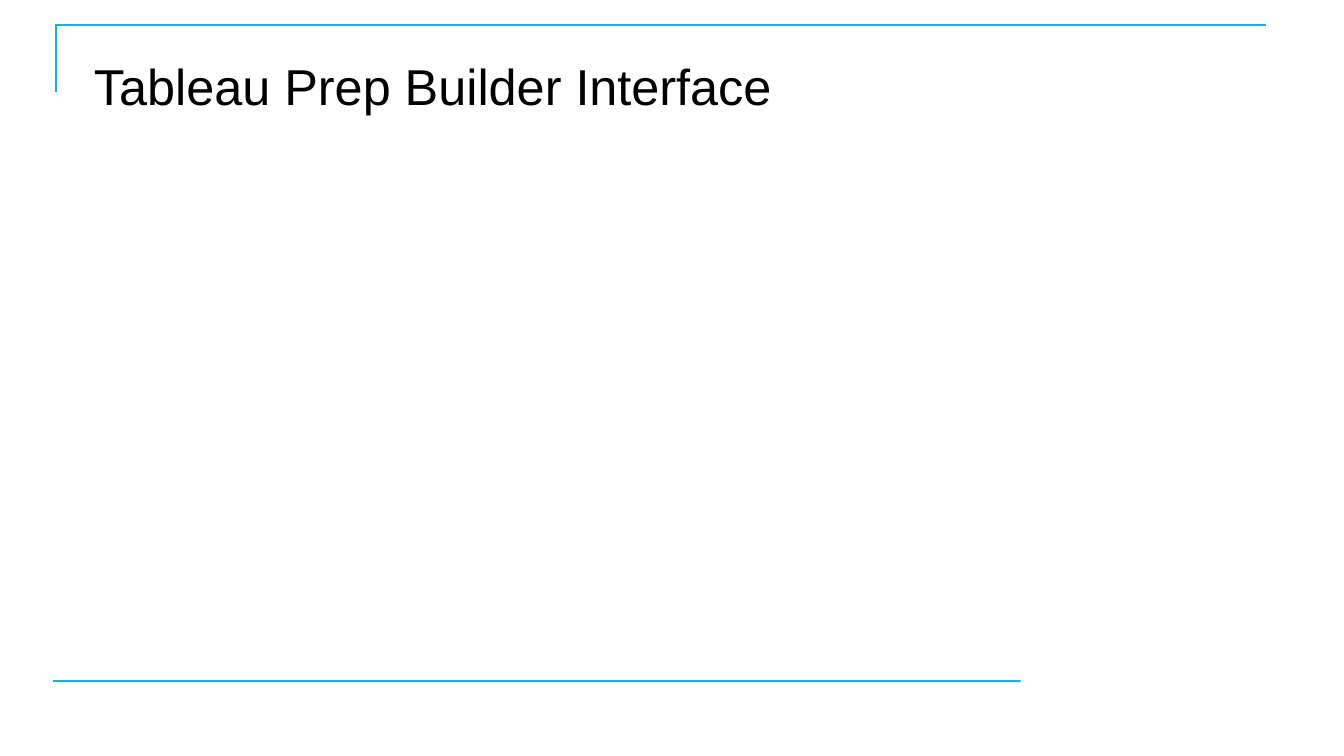
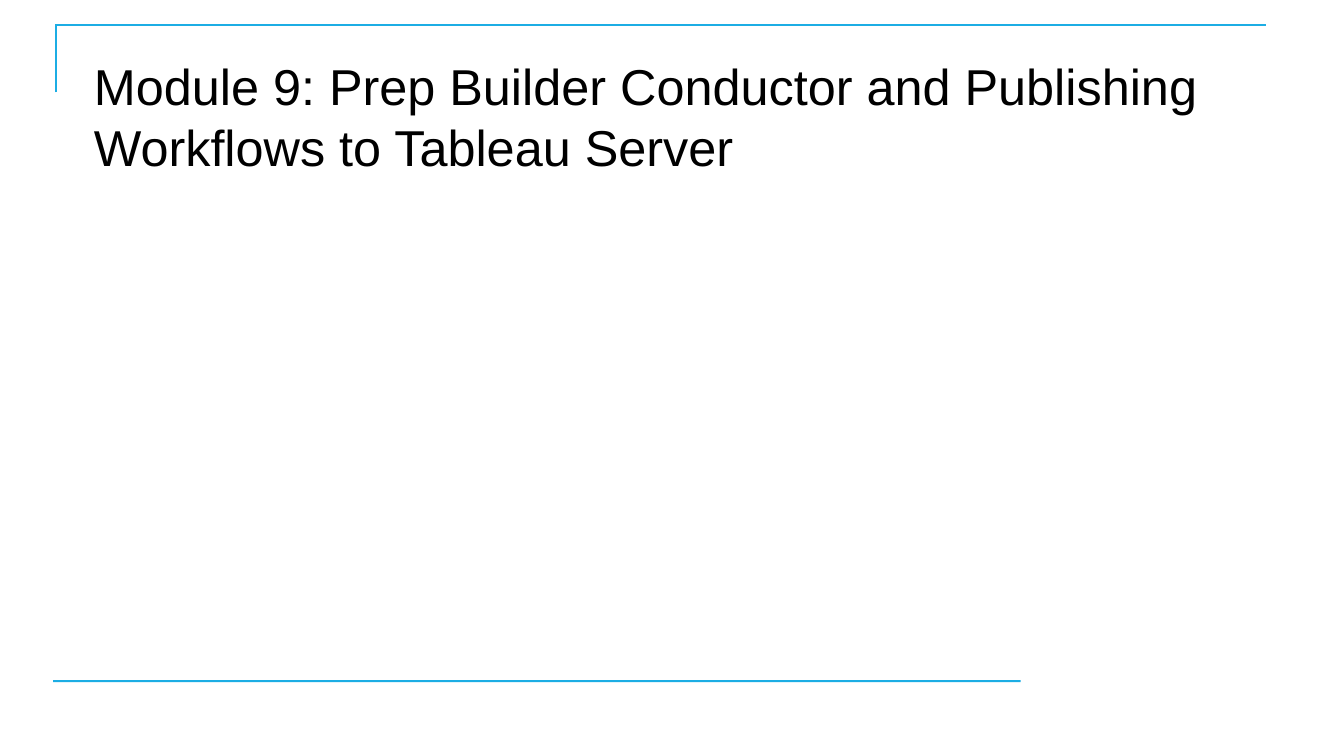
Before and after one commit to CostelloTechnicalConsulting/XTBP10---Tableau-Prep-Introduction, a slide deck: slide 72 of ppt/TableauPrepBuilderIntroV1_1.pptx (slide 30 before the commit). Drawn at 1344x756 pixels with LibreOffice and Linux fonts; fonts in the diff are those of the drawing; background and template pictures are left out. Boxes give left, top, right and bottom in pixels: in the first picture for what was removed or moved away, otherwise in the second. Text is boxed around its words. In the diff, an @@ line names an element or a change of style, - is before the commit and + after.

```diff
--- a/ppt/TableauPrepBuilderIntroV1_1.pptx
+++ b/ppt/TableauPrepBuilderIntroV1_1.pptx
@@ title at (94, 68, 1197, 167): text changed @@
-Tableau Prep Builder Interface
+Module 9: Prep Builder Conductor and Publishing Workflows to Tableau Server
```
Also in this commit, not shown: 7 other slides changed, 38 slides added, 34 slides removed.
